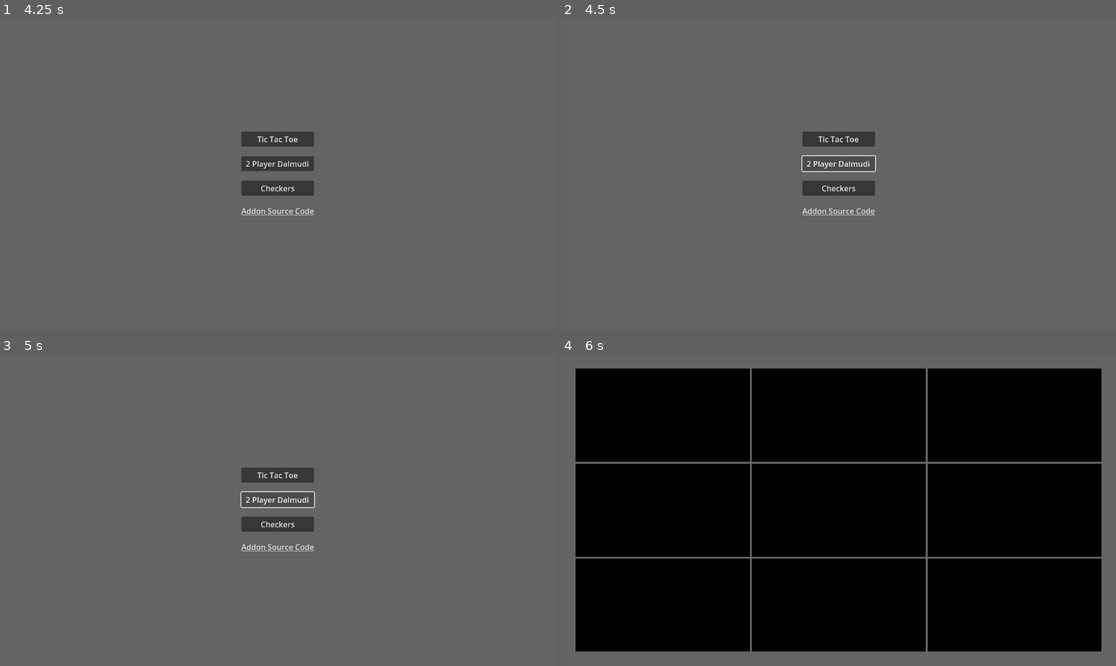
Above: before the commit, frames 1-4 (two rows, left to right).
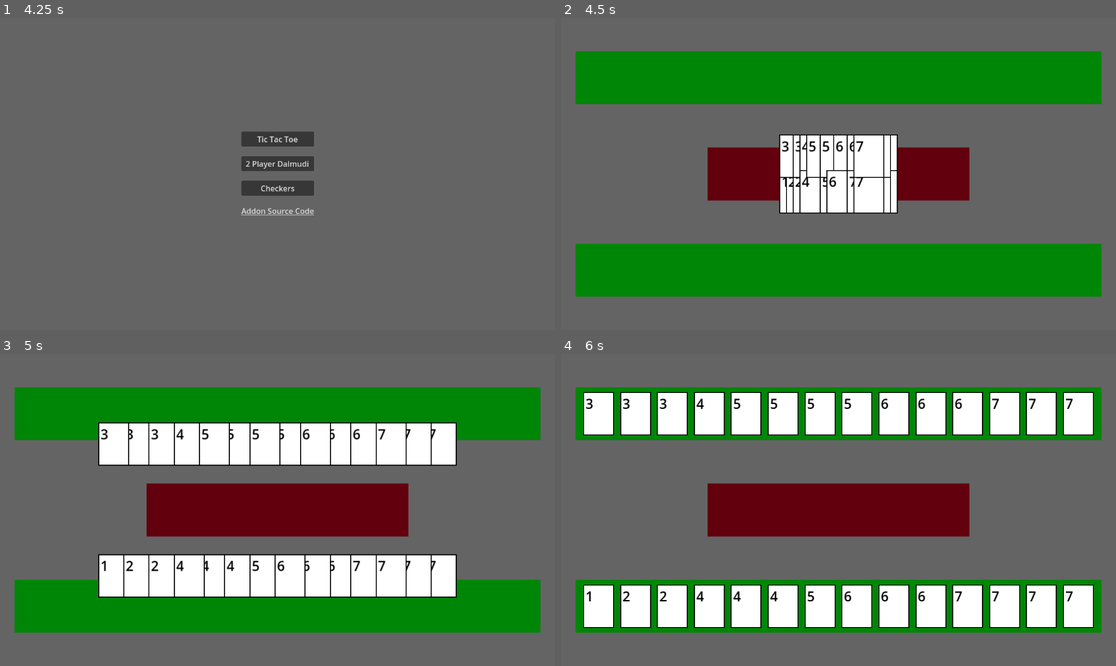
Above: after the commit, the same moments.

Repository: Habidakus/min-max-godot-addon
Game: Godot game, scene res://Scenes/main.tscn
Two runs of this game, one before a commit and one after it. Both use one fixed random seed, a clock stepped at 60 frames per second and the inputs below.
Inputs (mouse positions are in pixels of both pictures, inside the frame that each line leads up to):
- Up to frame 1 (4.25 s): tap Enter at 0.5, 1.25, 2 s; move the mouse to (249, 236) at 0.52 s; click (249, 236) at 0.67 s; move the mouse to (444, 220) at 1.27 s; click (444, 220) at 1.42 s; move the mouse to (111, 127) at 2.02 s; click (111, 127) at 2.17 s; click "Tic Tac Toe" at 2.75 s; tap Space at 3.5 s; move the mouse to (305, 174) at 3.52 s; click (305, 174) at 3.67 s
- Up to frame 2 (4.5 s): click "2 Player Dalmudi" at 4.25 s
- Up to frame 3 (5 s): no input
- Up to frame 4 (6 s): click (838, 525) at 5 s, where only the run before the commit has a clickable "Checkers"; click (838, 475) at 5.75 s, where only the run before the commit has a clickable "Tic Tac Toe"

Frame 1 is identical in both runs. In frame 2, 42% of the frame differs, in the area x 2-98%, y 10-90%; in frame 3, 51%; in frame 4, 83%, in the area x 2-98%, y 4-96%.
Error before the commit: Assertion failed: State_Dalmudi is not a valid state (res://addons/statemachine/StateMachine.gd:41)

Commit message:
Added graphical UX for the dalmudi portion of the game

Diff:
--- /dev/null
+++ b/Scenes/card.tscn
@@ -0,0 +1,59 @@
+[gd_scene load_steps=2 format=3 uid="uid://quy52pia8abp"]
+
+[ext_resource type="Script" path="res://Scripts/card.gd" id="1_mm3mj"]
+
+[node name="Card" type="Node2D"]
+script = ExtResource("1_mm3mj")
+
+[node name="ColorRect" type="ColorRect" parent="."]
+custom_minimum_size = Vector2(64, 90)
+anchors_preset = 8
+anchor_left = 0.5
+anchor_top = 0.5
+anchor_right = 0.5
+anchor_bottom = 0.5
+offset_left = -20.0
+offset_top = -20.0
+offset_right = 20.0
+offset_bottom = 20.0
+grow_horizontal = 2
+grow_vertical = 2
+color = Color(0.0562916, 0.0562916, 0.0562916, 1)
+
+[node name="MarginContainer" type="MarginContainer" parent="ColorRect"]
+layout_mode = 1
+anchors_preset = 15
+anchor_right = 1.0
+anchor_bottom = 1.0
+grow_horizontal = 2
+grow_vertical = 2
+theme_override_constants/margin_left = 2
+theme_override_constants/margin_top = 2
+theme_override_constants/margin_right = 2
+theme_override_constants/margin_bottom = 2
+
+[node name="ColorRect" type="ColorRect" parent="ColorRect/MarginContainer"]
+layout_mode = 2
+mouse_filter = 1
+
+[node name="MarginContainer" type="MarginContainer" parent="ColorRect/MarginContainer/ColorRect"]
+layout_mode = 1
+anchors_preset = 15
+anchor_right = 1.0
+anchor_bottom = 1.0
+grow_horizontal = 2
+grow_vertical = 2
+theme_override_constants/margin_left = 3
+theme_override_constants/margin_top = 3
+theme_override_constants/margin_right = 3
+theme_override_constants/margin_bottom = 3
+
+[node name="Label" type="Label" parent="ColorRect/MarginContainer/ColorRect/MarginContainer"]
+layout_mode = 2
+size_flags_horizontal = 0
+size_flags_vertical = 0
+mouse_filter = 1
+theme_override_colors/font_color = Color(0, 0, 0, 1)
+theme_override_font_sizes/font_size = 28
+text = "7"
+vertical_alignment = 1
--- a/Scenes/main.tscn
+++ b/Scenes/main.tscn
@@ -1,9 +1,10 @@
-[gd_scene load_steps=5 format=3 uid="uid://cldr66blmcand"]
+[gd_scene load_steps=6 format=3 uid="uid://cldr66blmcand"]
 
 [ext_resource type="Script" path="res://addons/statemachine/StateMachine.gd" id="2_nwsmv"]
 [ext_resource type="Script" path="res://Scripts/StateMachineState_MainMenu.gd" id="3_4tnxt"]
 [ext_resource type="Script" path="res://addons/statemachine/StateMachineState_AnyKeyToContinue.gd" id="3_ubbcg"]
 [ext_resource type="Script" path="res://Scripts/StateMachineState_TicTacToe.gd" id="4_f33cd"]
+[ext_resource type="Script" path="res://Scripts/StateMachineState_Dalmudi.gd" id="5_2jydx"]
 
 [node name="Main" type="Control"]
 layout_mode = 3
@@ -121,6 +122,7 @@
 uri = "https://github.com/Habidakus/min-max-godot-addon"
 
 [node name="State_TicTacToe" type="Control" parent="StateMachine"]
+visible = false
 layout_mode = 3
 anchors_preset = 15
 anchor_right = 1.0
@@ -330,6 +332,75 @@
 grow_vertical = 0
 text = "(Press any key to continue)"
 
+[node name="State_Dalmudi" type="Control" parent="StateMachine"]
+layout_mode = 3
+anchors_preset = 15
+anchor_right = 1.0
+anchor_bottom = 1.0
+grow_horizontal = 2
+grow_vertical = 2
+script = ExtResource("5_2jydx")
+
+[node name="ColorRect" type="ColorRect" parent="StateMachine/State_Dalmudi"]
+layout_mode = 1
+anchors_preset = 15
+anchor_right = 1.0
+anchor_bottom = 1.0
+grow_horizontal = 2
+grow_vertical = 2
+color = Color(0.393086, 0.393086, 0.393085, 1)
+
+[node name="MarginContainer" type="MarginContainer" parent="StateMachine/State_Dalmudi/ColorRect"]
+layout_mode = 1
+anchors_preset = 15
+anchor_right = 1.0
+anchor_bottom = 1.0
+grow_horizontal = 2
+grow_vertical = 2
+theme_override_constants/margin_left = 30
+theme_override_constants/margin_top = 30
+theme_override_constants/margin_right = 30
+theme_override_constants/margin_bottom = 30
+
+[node name="VBoxContainer" type="VBoxContainer" parent="StateMachine/State_Dalmudi/ColorRect/MarginContainer"]
+layout_mode = 2
+size_flags_horizontal = 4
+size_flags_vertical = 4
+theme_override_constants/separation = 90
+
+[node name="Hand_AI" type="ColorRect" parent="StateMachine/State_Dalmudi/ColorRect/MarginContainer/VBoxContainer"]
+custom_minimum_size = Vector2(1092, 110)
+layout_mode = 2
+size_flags_vertical = 3
+color = Color(4.76494e-06, 0.526513, 0.0255639, 1)
+
+[node name="Discard_Area" type="ColorRect" parent="StateMachine/State_Dalmudi/ColorRect/MarginContainer/VBoxContainer"]
+custom_minimum_size = Vector2(544, 110)
+layout_mode = 2
+size_flags_horizontal = 4
+size_flags_vertical = 3
+color = Color(0.388793, 0, 0.0507862, 1)
+
+[node name="Hand_Player" type="ColorRect" parent="StateMachine/State_Dalmudi/ColorRect/MarginContainer/VBoxContainer"]
+custom_minimum_size = Vector2(1092, 110)
+layout_mode = 2
+size_flags_vertical = 3
+color = Color(4.76494e-06, 0.526513, 0.0255639, 1)
+
+[node name="Continue" type="Label" parent="StateMachine/State_Dalmudi"]
+layout_mode = 1
+anchors_preset = 7
+anchor_left = 0.5
+anchor_top = 1.0
+anchor_right = 0.5
+anchor_bottom = 1.0
+offset_left = -104.0
+offset_top = -28.0
+offset_right = 104.0
+grow_horizontal = 2
+grow_vertical = 0
+text = "(Press any key to continue)"
+
 [connection signal="button_up" from="StateMachine/State_Menu/VBoxContainer/TicTacToe" to="StateMachine/State_Menu" method="_on_tic_tac_toe_button_up"]
 [connection signal="button_up" from="StateMachine/State_Menu/VBoxContainer/Dalmudi" to="StateMachine/State_Menu" method="_on_dalmudi_button_up"]
 [connection signal="button_up" from="StateMachine/State_Menu/VBoxContainer/Checkers" to="StateMachine/State_Menu" method="_on_checkers_button_up"]
--- a/Scripts/GreatDalmudi/gd_gamestate.gd
+++ b/Scripts/GreatDalmudi/gd_gamestate.gd
@@ -1,6 +1,4 @@
 class_name GDGameState extends MMCGameState
-
-const max_rank : int = 9
 
 var player_1_turn : bool = true
 var player_1_last_played_a_card : bool = false
@@ -9,7 +7,7 @@
 var current_rank : int = -1
 var current_count : int = -1
 
-static func create_initial_state(s : int) -> GDGameState:
+static func create_initial_state(s : int, max_rank : int) -> GDGameState:
 	var rnd : RandomNumberGenerator = RandomNumberGenerator.new()
 	rnd.seed = s
 	var deck : Array
--- /dev/null
+++ b/Scripts/StateMachineState_Dalmudi.gd
@@ -0,0 +1,244 @@
+extends StateMachineState
+
+var hand_ai : ColorRect
+var hand_player : ColorRect
+var discard_area : ColorRect
+var continue_label : Label
+var cards : Array[Card]
+var ended : bool = false
+var cards_moving : bool = false
+var calc : MinMaxCalculator = MinMaxCalculator.new()
+var pending_ai_move : MMCAction = null
+var player_who_last_played : int = 0
+var current_rank : int = -1
+var current_count : int = -1
+
+const side_border : int = 48
+
+var card_scene : Resource = preload("res://Scenes/card.tscn")
+
+# Called when the node enters the scene tree for the first time.
+func _ready() -> void:
+	call_deferred("init")
+
+func init() -> void:
+	hand_ai = find_child("Hand_AI") as ColorRect
+	hand_player = find_child("Hand_Player") as ColorRect
+	discard_area = find_child("Discard_Area") as ColorRect
+	continue_label = find_child("Continue") as Label
+	assert(continue_label)
+	continue_label.hide()
+	cards.clear()
+	for rank in range(1, 8):
+		for c in range(1, rank+1):
+			var card : Card = card_scene.instantiate()
+			card.set_rank(rank)
+			cards.append(card)
+			add_child(card)
+			var color_rect : ColorRect = card.get_child(0) as ColorRect
+			color_rect.mouse_entered.connect(Callable(self, "mouse_entered").bind(card))
+			color_rect.mouse_exited.connect(Callable(self, "mouse_exit").bind(card))
+			color_rect.gui_input.connect(Callable(self, "gui_input").bind(card))
+
+func get_current_game_state() -> GDGameState:
+	var ret_val : GDGameState = GDGameState.new()
+	ret_val.current_count = current_count
+	ret_val.current_rank = current_rank
+	ret_val.player_1_last_played_a_card = true if player_who_last_played == 1 else false
+
+	for card : Card in cards:
+		if card.player == 1:
+			ret_val.player_1_hand.append(card.rank)
+		elif card.player == 2:
+			ret_val.player_2_hand.append(card.rank)
+	return ret_val
+
+func mouse_entered(mouse_card : Card) -> void:
+	if ended or cards_moving:
+		return
+	if mouse_card.player != 2:
+		return
+	if pending_ai_move != null:
+		return
+	var game_state : GDGameState = get_current_game_state()
+	game_state.player_1_turn = false
+	var possible_moves : Array[MMCAction] = game_state.get_moves()
+	var valid_move : bool = false
+	for move : MMCAction in possible_moves:
+		if (move as GDAction).rank == mouse_card.rank:
+			valid_move = true
+	for iter_card : Card in cards:
+		if iter_card.matches_card(mouse_card):
+			var color_rect : ColorRect = iter_card.get_child(0) as ColorRect
+			color_rect.color = Color.GREEN if valid_move else Color.RED
+
+func mouse_exit(mouse_card : Card) -> void:
+	if ended or cards_moving:
+		return
+	if mouse_card.player != 2:
+		return
+	if pending_ai_move != null:
+		return
+	for iter_card : Card in cards:
+		if iter_card.matches_hand(mouse_card.player):
+			var color_rect : ColorRect = iter_card.get_child(0) as ColorRect
+			color_rect.color = Color.BLACK
+
+func move_ai_cards() -> void:
+	assert(pending_ai_move != null)
+
+	var card_y_line : float = discard_area.global_position.y + discard_area.size.y / 2
+	var card_x_start : float = discard_area.global_position.x + side_border
+	var card_x_end : float = discard_area.global_position.x + discard_area.size.x - side_border
+
+	var move : GDAction = pending_ai_move as GDAction
+	var new_count : int = 0
+	for iter_card : Card in cards:
+		if iter_card.matches_rank_and_player(move.rank, 1):
+			new_count += 1
+
+	for card : Card in cards:
+		if card.player == 0:
+			card.hide()
+			card.set_pending_pos(Vector2(-100, -100))
+			print("Hiding discard " + str(card))
+
+	current_count = new_count
+	current_rank = move.rank
+	player_who_last_played = 2
+
+	var index : int = 0
+	for iter_card : Card in cards:
+		if iter_card.matches_rank_and_player(current_rank, 1):
+
+			var color_rect : ColorRect = iter_card.get_child(0) as ColorRect
+			color_rect.color = Color.BLACK
+
+			var frac : float = 0.5
+			if current_count > 1:
+				frac = float(index) / float(current_count - 1)
+			iter_card.discard(Vector2(lerpf(card_x_start, card_x_end, frac), card_y_line))
+			index += 1
+	cards_moving = true
+
+	var game_state : GDGameState = get_current_game_state()
+	game_state.player_1_turn = false
+	if game_state.get_moves().is_empty():
+		game_state.player_1_turn = true
+		pending_ai_move = calc.get_best_action(game_state)
+	else:
+		pending_ai_move = null
+
+func gui_input(event: InputEvent, mouse_card : Card) -> void:
+	if ended or cards_moving:
+		return
+	if pending_ai_move != null:
+		return
+	if !event is InputEventMouseButton:
+		return
+	var iemb : InputEventMouseButton = event as InputEventMouseButton
+	if !iemb.is_released():
+		return
+	if mouse_card.player != 2:
+		return
+	var game_state : GDGameState = get_current_game_state()
+	game_state.player_1_turn = false
+	var possible_moves : Array[MMCAction] = game_state.get_moves()
+	var valid_move : bool = false
+	for move : MMCAction in possible_moves:
+		if (move as GDAction).rank == mouse_card.rank:
+			valid_move = true
+	if valid_move == false:
+		return
+
+	var card_y_line : float = discard_area.global_position.y + discard_area.size.y / 2
+	var card_x_start : float = discard_area.global_position.x + side_border
+	var card_x_end : float = discard_area.global_position.x + discard_area.size.x - side_border
+
+	var new_count : int = 0
+	for iter_card : Card in cards:
+		if iter_card.matches_card(mouse_card):
+			new_count += 1
+
+	for card : Card in cards:
+		if card.player == 0:
+			card.hide()
+			card.set_pending_pos(Vector2(-100, -100))
+			print("Hiding discard " + str(card))
+
+	current_count = new_count
+	current_rank = mouse_card.rank
+	player_who_last_played = 2
+
+	var index : int = 0
+	for iter_card : Card in cards:
+		if iter_card.matches_rank_and_player(current_rank, 2):
+
+			var color_rect : ColorRect = iter_card.get_child(0) as ColorRect
+			color_rect.color = Color.BLACK
+
+			var frac : float = 0.5
+			if current_count > 1:
+				frac = float(index) / float(current_count - 1)
+			iter_card.discard(Vector2(lerpf(card_x_start, card_x_end, frac), card_y_line))
+			index += 1
+	cards_moving = true
+
+	game_state = get_current_game_state()
+	game_state.player_1_turn = true
+	if !game_state.get_moves().is_empty():
+		pending_ai_move = calc.get_best_action(game_state)
+
+func _process(_delta: float) -> void:
+	cards_moving = false
+	place_cards_hand(1)
+	place_cards_hand(2)
+	if cards_moving == false && pending_ai_move != null:
+		move_ai_cards()
+
+func place_cards_hand(hand : int) -> void:
+	var count : int = 0
+	for card : Card in cards:
+		if card.player == hand:
+			count += 1
+
+	var card_x_start : float
+	var card_x_end : float
+	var card_y_line : float
+	if hand == 1:
+		card_y_line = hand_ai.global_position.y + hand_ai.size.y / 2
+		card_x_start = hand_ai.global_position.x + side_border
+		card_x_end = hand_ai.global_position.x + hand_ai.size.x - side_border
+	else:
+		card_y_line = hand_player.global_position.y + hand_player.size.y / 2
+		card_x_start = hand_player.global_position.x + side_border
+		card_x_end = hand_player.global_position.x + hand_player.size.x - side_border
+
+	var index : int = 0
+	for card : Card in cards:
+		if card.player == hand:
+			var frac : float = 0.5
+			if count > 1:
+				frac = float(index) / float(count - 1)
+			if card.set_pending_pos(Vector2(lerpf(card_x_start, card_x_end, frac), card_y_line)):
+				cards_moving = true
+			index += 1
+
+func enter_state() -> void:
+	super.enter_state()
+	ended = false
+	pending_ai_move = null
+	var rnd : RandomNumberGenerator = RandomNumberGenerator.new()
+	rnd.seed = int(Time.get_unix_time_from_system())
+	for card : Card in cards:
+		var color_rect : ColorRect = card.get_child(0) as ColorRect
+		color_rect.color = Color.BLACK
+		card.sort_order = rnd.randf()
+	cards.sort_custom(func(a,b) : return a.sort_order < b.sort_order)
+	var index : int = 0
+	for card : Card in cards:
+		index += 1
+		card.player = 1 + (index % 2)
+		card.global_position = size / 2
+		card.show()
+	cards.sort_custom(func(a, b) : return a.rank < b.rank)
--- /dev/null
+++ b/Scripts/card.gd
@@ -0,0 +1,42 @@
+class_name Card extends Node2D
+
+var rank : int = 0
+var sort_order : float = 0
+var player : int = -1
+var tween : Tween = null
+
+func _to_string() -> String:
+	return ("Rank=" + str(rank) + ", Player=" + str(player) + ", X=" + str(int(global_position.x)) + ", Y=" + str(int(global_position.y)))
+
+func set_rank(r : int) -> void:
+	rank = r
+	(find_child("Label") as Label).text = str(rank)
+
+func stopped_moving() -> void:
+	tween = null
+
+func matches_rank_and_player(r : int, p : int) -> bool:
+	return rank == r && player == p
+
+func matches_card(other : Card) -> bool:
+	return rank == other.rank && player == other.player
+
+func matches_hand(p : int) -> bool:
+	return player == p
+
+func discard(pos : Vector2) -> void:
+	player = 0
+	tween = create_tween()
+	tween.tween_property(self, "global_position", pos, 1)
+	tween.tween_callback(Callable(self, "stopped_moving"))
+
+func set_pending_pos(pos : Vector2) -> bool:
+	if pos == global_position:
+		return false
+	if tween != null:
+		return true
+
+	tween = create_tween()
+	tween.tween_property(self, "global_position", pos, 1)
+	tween.tween_callback(Callable(self, "stopped_moving"))
+	return true
